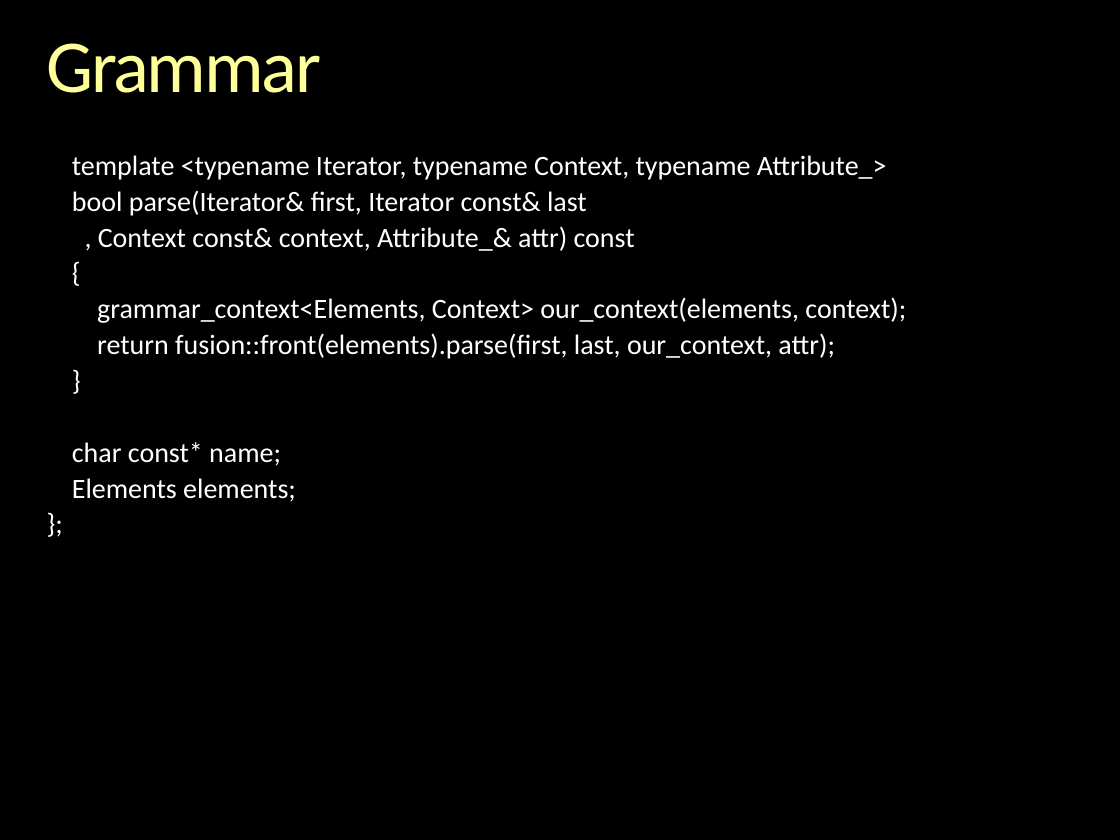
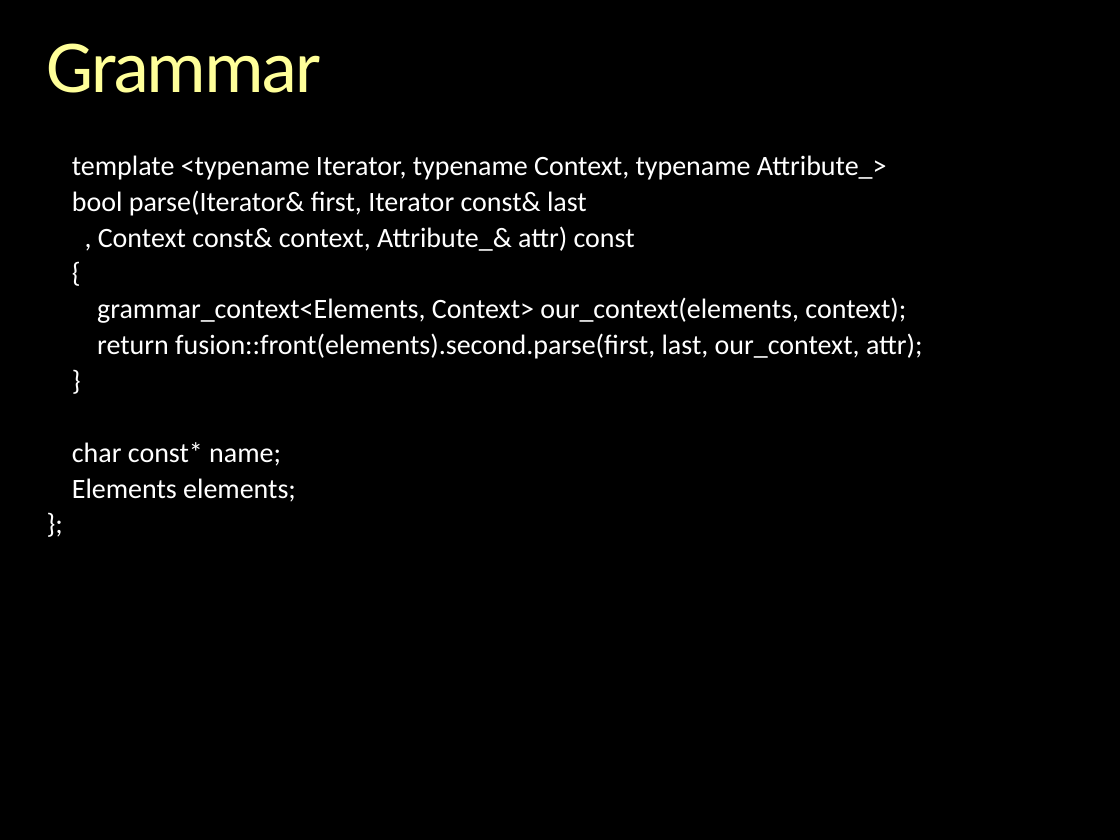
Before and after one commit to boostorg/spirit, a slide deck: slide 107 of libs/spirit/doc/cppnow_2013/Inside Spirit X3.pptx. Drawn at 1120x840 pixels with LibreOffice and Linux fonts; fonts in the diff are those of the drawing; background and template pictures are left out. Boxes give left, top, right and bottom in pixels: in the first picture for what was removed or moved away, otherwise in the second. Text is boxed around its words. In the diff, an @@ line names an element or a change of style, - is before the commit and + after.

```diff
--- a/libs/spirit/doc/cppnow_2013/Inside Spirit X3.pptx
+++ b/libs/spirit/doc/cppnow_2013/Inside Spirit X3.pptx
@@ text at <box>97,333,923,359</box>: text changed @@
-return fusion::front(elements).parse(first, last, our_context, attr);
+return fusion::front(elements).second.parse(first, last, our_context, attr);
```
Also in this commit, not shown: 2 other slides changed, 3 slides added.
